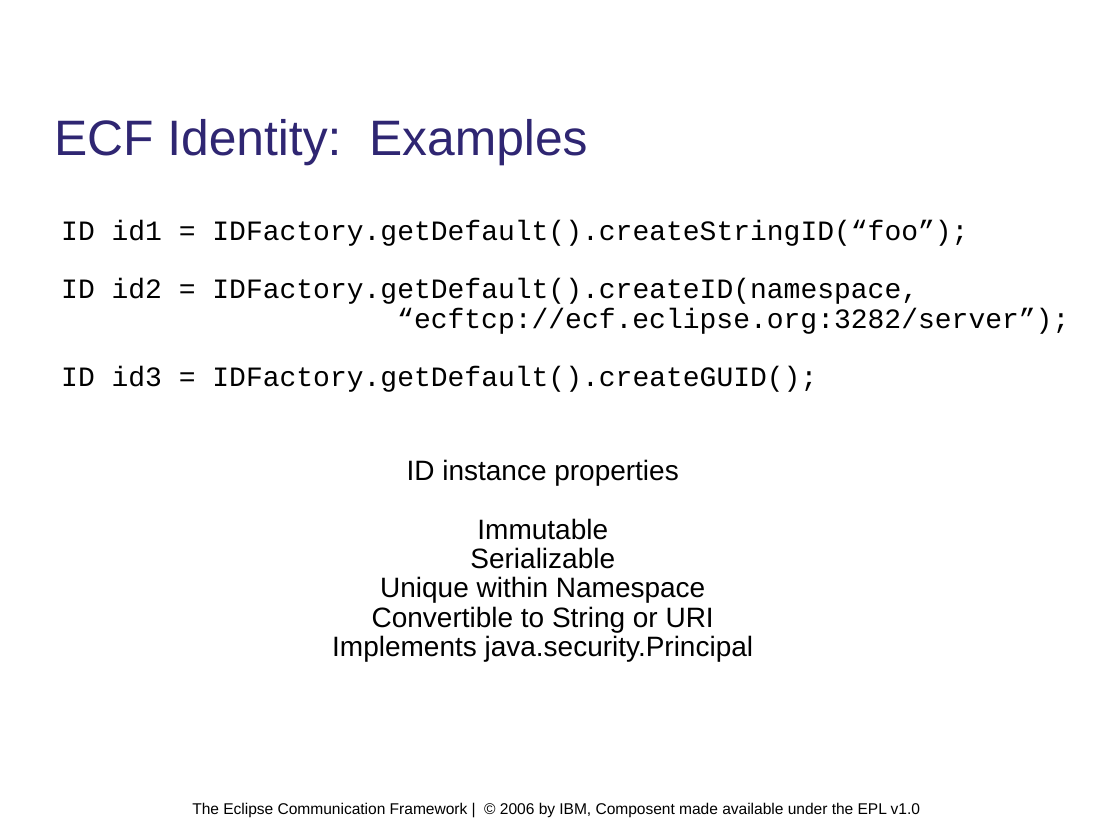
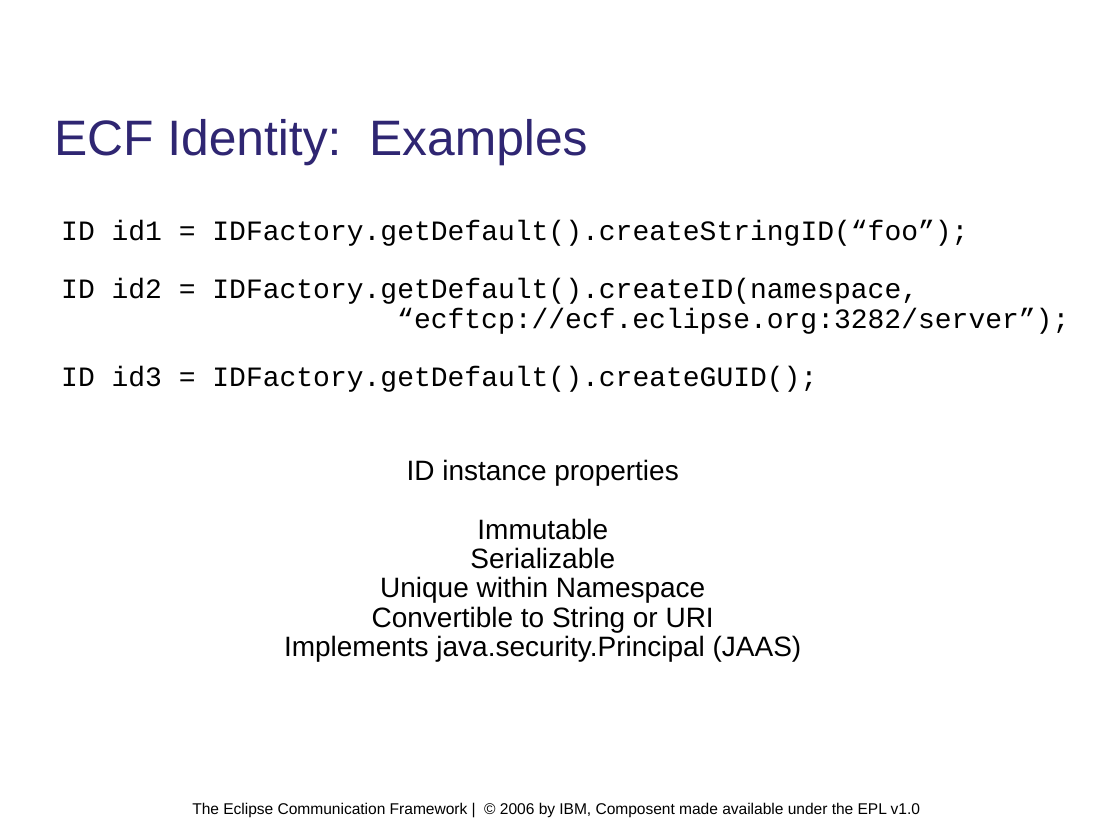
Before and after one commit to eclipse/ecf, a slide deck: slide 16 of doc/tutorials/EclipseCON 2006/module1.odp (slide 11 before the commit). Drawn at 1120x840 pixels with LibreOffice and Linux fonts; fonts in the diff are those of the drawing; background and template pictures are left out. Boxes give left, top, right and bottom in pixels: in the first picture for what was removed or moved away, otherwise in the second. Text is boxed around its words. In the diff, an @@ line names an element or a change of style, - is before the commit and + after.

```diff
--- a/doc/tutorials/EclipseCON 2006/module1.odp
+++ b/doc/tutorials/EclipseCON 2006/module1.odp
@@ text at box(284, 635, 802, 661): text changed @@
-Implements java.security.Principal
+Implements java.security.Principal (JAAS)
```
Also in this commit, not shown: 4 other slides changed, 8 slides added, 1 other file.
